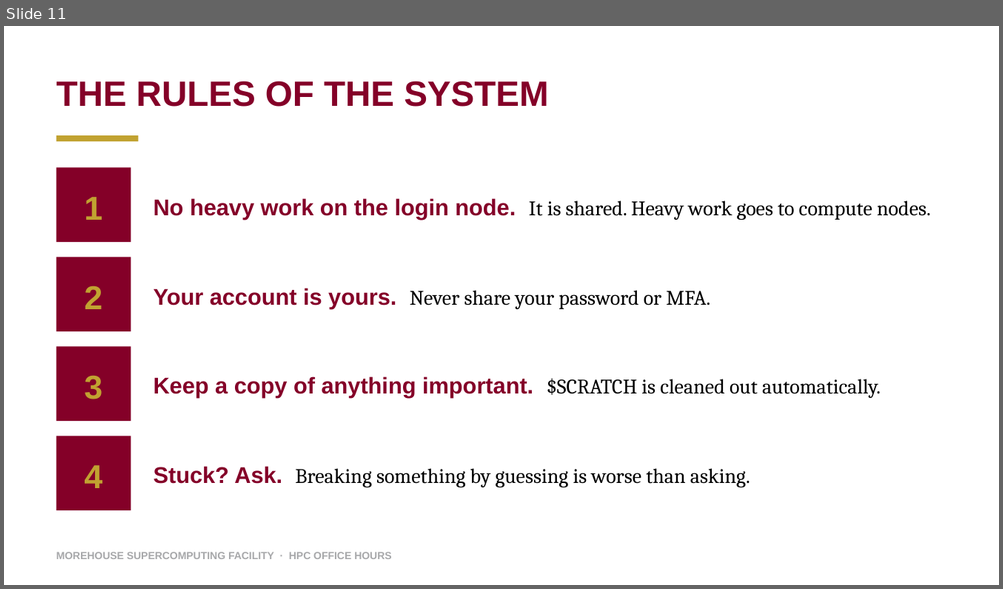
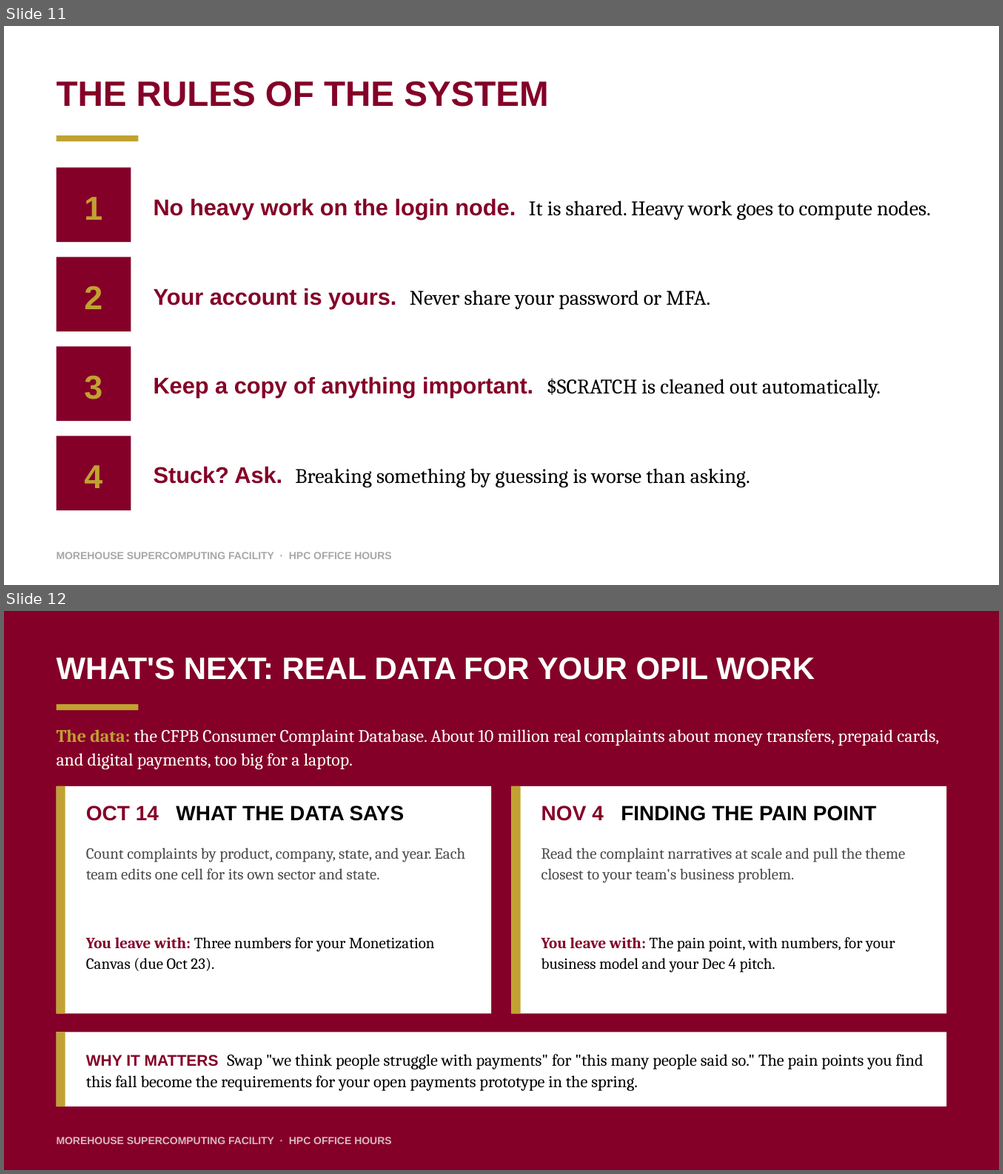
Before and after one commit to morehouse-supercomputing/hpc-office-hours, a slide deck: slides/hpc-office-hours.pptx. Shown one above the other, each under a label of ours: slide 11 before the commit, slides 11 and 12 after it. The pictures are 1003x589 and 1003x1174 pixels, drawn with LibreOffice and Linux fonts; fonts in the diff are those of the drawing. Boxes give left, top, right and bottom in pixels: in the first picture for what was removed or moved away, otherwise in the second. Text is boxed around its words. In the diff, an @@ line names an element or a change of style, - is before the commit and + after.

Commit message:
Expand what's next slide; add let's connect slide

```diff
--- a/slides/hpc-office-hours.pptx
+++ b/slides/hpc-office-hours.pptx
@@ slide 12 added at bbox=[4, 611, 999, 1170], background #840028 @@
@@ text added at bbox=[57, 657, 814, 680], 30 pt, text #FFFFFF, bold @@
+WHAT'S NEXT: REAL DATA FOR YOUR OPIL WORK
@@ rectangle added at bbox=[57, 704, 138, 710], fill #C1A231 @@
@@ text added at bbox=[57, 729, 939, 769], 17 pt, text #FFFFFF @@
+The data: the CFPB Consumer Complaint Database. About 10 million real complaints about money transfers, prepaid cards, and digital payments, too big for a laptop.
@@ rectangle added at bbox=[57, 786, 491, 1014], fill #FFFFFF @@
@@ rectangle added at bbox=[57, 786, 65, 1014], fill #C1A231 @@
@@ rectangle added at bbox=[512, 786, 946, 1014], fill #FFFFFF @@
@@ rectangle added at bbox=[512, 786, 521, 1014], fill #C1A231 @@
@@ text added at bbox=[86, 806, 404, 821], 20 pt, text #000000, bold @@
+OCT 14 WHAT THE DATA SAYS
@@ text added at bbox=[541, 806, 876, 821], 20 pt, text #000000, bold @@
+NOV 4 FINDING THE PAIN POINT
@@ text added at bbox=[86, 848, 466, 880], 15 pt, text #4A4A4A @@
+Count complaints by product, company, state, and year. Each team edits one cell for its own sector and state.
@@ text added at bbox=[541, 848, 905, 883], 15 pt, text #4A4A4A @@
+Read the complaint narratives at scale and pull the theme closest to your team's business problem.
@@ text added at bbox=[86, 937, 435, 971], 15 pt, text #000000 @@
+You leave with: Three numbers for your Monetization Canvas (due Oct 23).
@@ text added at bbox=[541, 937, 895, 973], 15 pt, text #000000 @@
+You leave with: The pain point, with numbers, for your business model and your Dec 4 pitch.
@@ rectangle added at bbox=[57, 1033, 946, 1107], fill #FFFFFF @@
@@ rectangle added at bbox=[57, 1033, 65, 1107], fill #C1A231 @@
@@ text added at bbox=[86, 1054, 922, 1091], 16 pt, text #000000 @@
+WHY IT MATTERS Swap "we think people struggle with payments" for "this many people said so." The pain points you find this fall become the requirements for your open payments prototype in the spring.
@@ text added at bbox=[57, 1137, 391, 1145], 10 pt, text #D8B8C2, bold @@
+MOREHOUSE SUPERCOMPUTING FACILITY · HPC OFFICE HOURS
```
Also in this commit, not shown: 1 other slide added, 1 slide removed, 1 other file.
